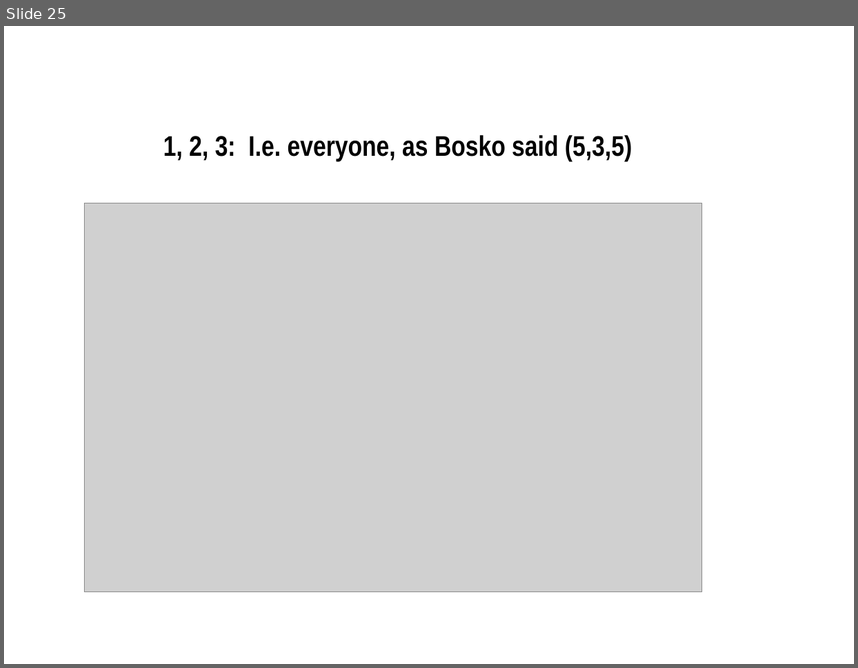
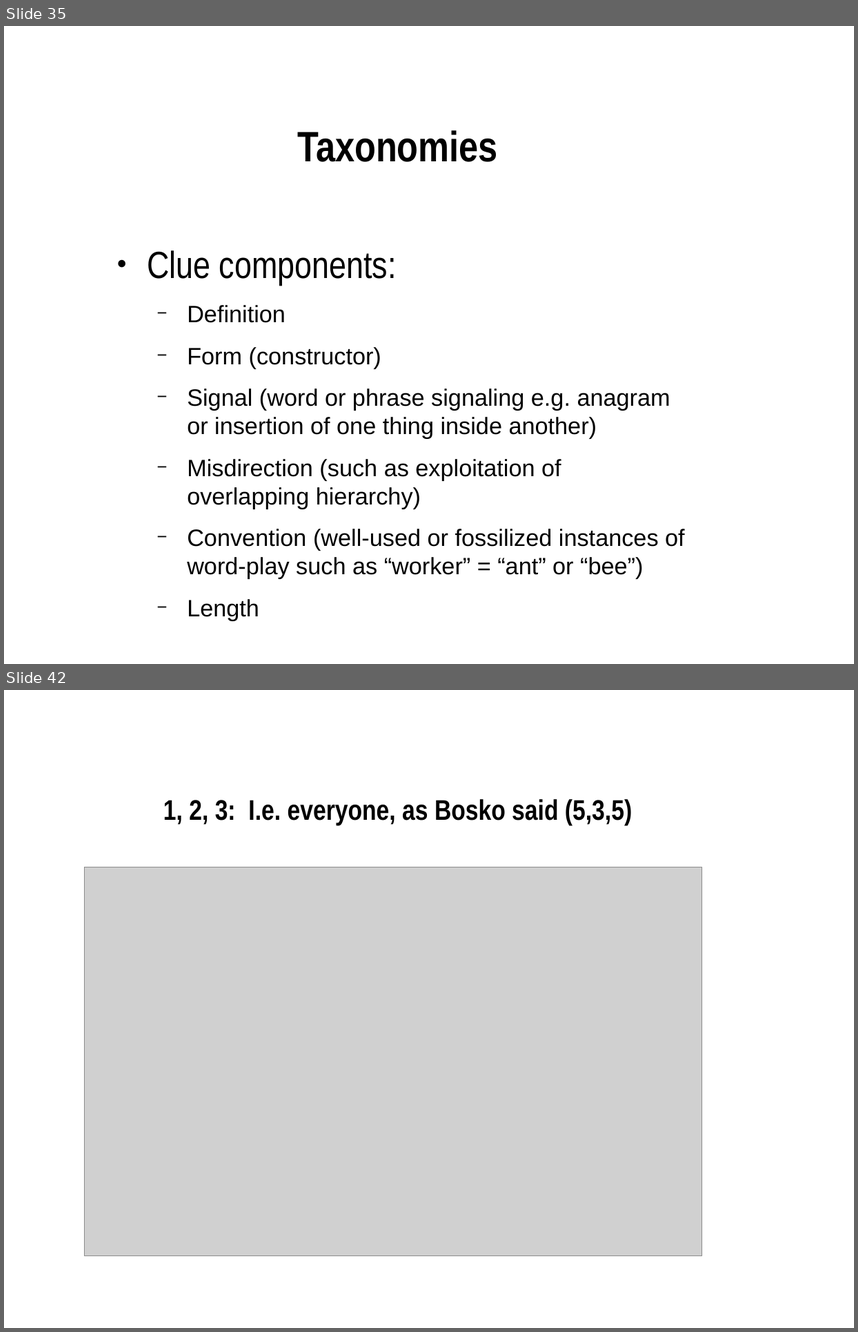
Before and after one commit to martindholmes/cryptic, a slide deck: presentations/tei2017.odp. Shown one above the other, each under a label of ours: slide 25 before the commit, slides 35 and 42 after it; the slides between them are not shown. The pictures are 858x668 and 858x1332 pixels, drawn with LibreOffice and Linux fonts; fonts in the diff are those of the drawing; grey boxes stand for pictures; background and template pictures are left out. Boxes give left, top, right and bottom in pixels: in the first picture for what was removed or moved away, otherwise in the second. Text is boxed around its words. In the diff, an @@ line names an element or a change of style, - is before the commit and + after.

```diff
--- a/presentations/tei2017.odp
+++ b/presentations/tei2017.odp
@@ slide 35 added at (4, 26, 854, 664), background picture (left out) @@
@@ title added at (297, 130, 498, 162), 36 pt, text #000000, bold @@
+Taxonomies
@@ text added at (147, 250, 685, 579), 20 pt, text #000000 @@
+● Clue components:
+  − Definition
+  − Form (constructor)
+  − Signal (word or phrase signaling e.g. anagram or insertion of one thing inside another)
+  − Misdirection (such as exploitation of overlapping hierarchy)
+  − Convention (well-used or fossilized instances of word-play such as “worker” = “ant” or “bee”)
+  − Length
@@ what was slide 25 is now slide 42 @@
```
Also in this commit, not shown: 4 slides changed, 16 other slides added, 1 other file.
